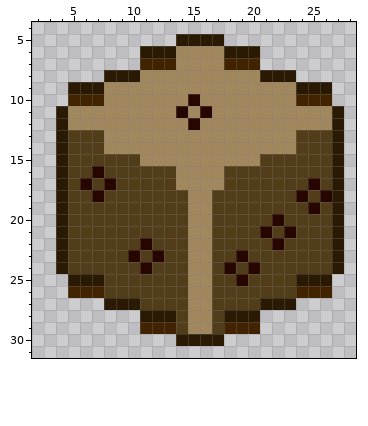
Two versions of one pixel-art sprite, sprites/dice_press.png. Above: the version before the commit.
The file is 32x32 pixels. Colours within 5 levels of each other are drawn and written as one. Shown: x 2..28, y 4..31.
The result:
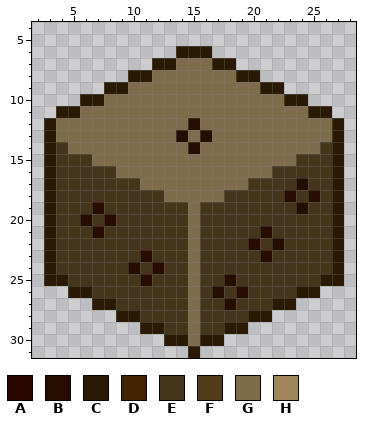
Palette (. is transparent): A #280600  B #260d00  C #2b1a03  D #422300  E #44351b  F #513d19  G #7f6c4d  H #a1875e
Diff:
Changed rows in their new state; - is an unchanged pixel.
first column x 3:
 5 -----------....----------
 6 --------...CCC....-------
 7 --------.CCGGGCC..-------
 8 -----..-CGGGGGGGCC...----
 9 --...CCGGGGGGGGGGGCC....-
10 --.CCGGGGGGGGGGGGGGGCC..-
11 --CGGGGGGGGGGGGGGGGGGGCC.
12 CGGGGGGGGGGGBGGGGGGGGGGG-
13 CGGGGGGGGGGBGBGGGGGGGGGG-
14 CEGGGGGGGGGGBGGGGGGGGGGE-
15 CEEEGGGGGGGGGGGGGGGGGEEE-
16 CEEEEEGGGGGGGGGGGGGEEEEE-
17 CEEEEEEEGGGGGGGGGEEEEBEE-
18 CEEEEEEEEEGGGGGEEEEEBEBE-
19 CEEEBEEEEEEEGEEEEEEEEBEE-
20 CEEBEBEEEEEEGEEEEEEEEEEE-
21 CEEEBEEEEEEEGEEEEEBEEEEE-
22 CEEEEEEEEEEEGEEEEBEBEEEE-
23 CEEEEEEEBEEEGEEEEEBEEEEE-
24 CEEEEEEBEBEEGEEEEEEEEEEE-
25 CCEEEEEEBEEEGEEBEEEEEEE-C
26 --CCEEEEEEEEGEBEBEEEECC.-
27 ----C-EEEEEEGEEBEEE------
28 ------CCEEEEGEEEE-C------
29 --------CCEEGEECC.-------
30 ----------C-G------------
31 ------------C------------
Where, in picture pixels (left, top, right, bottom), the same in both pictures:
changed: (44, 34, 344, 358)
